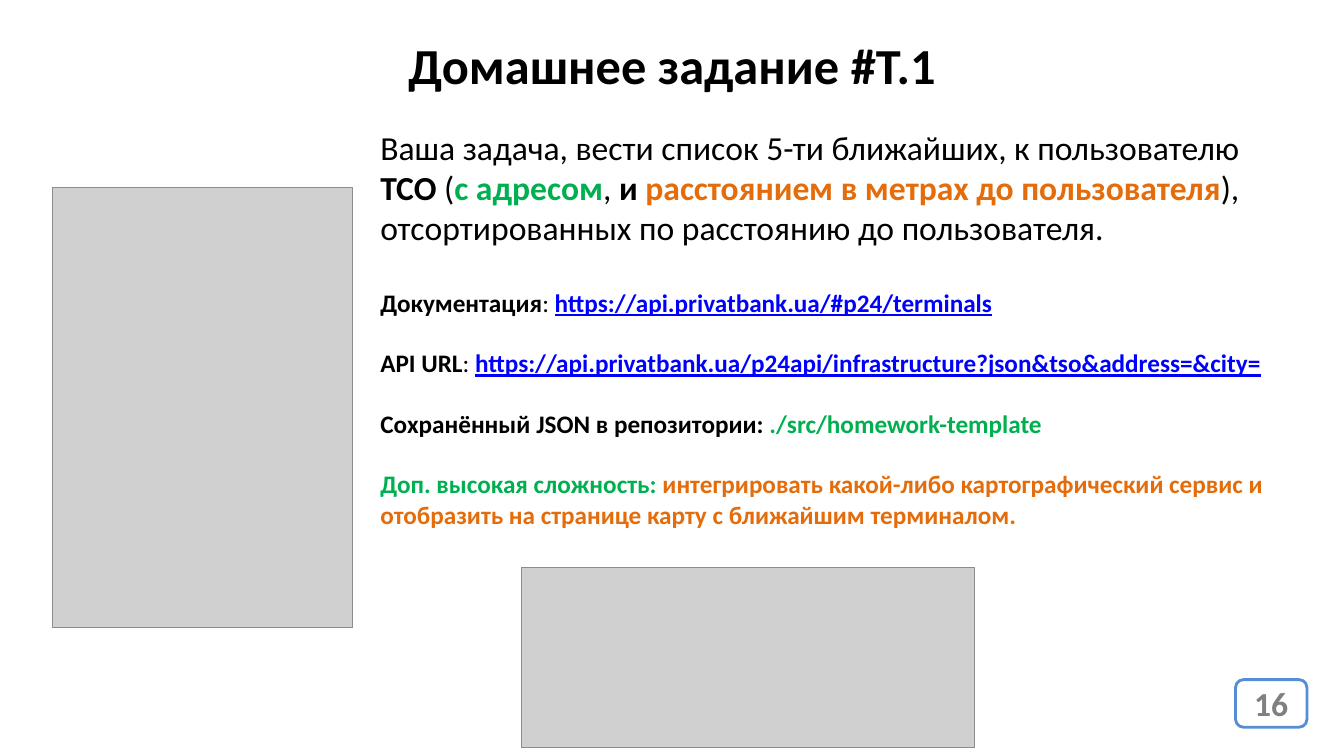
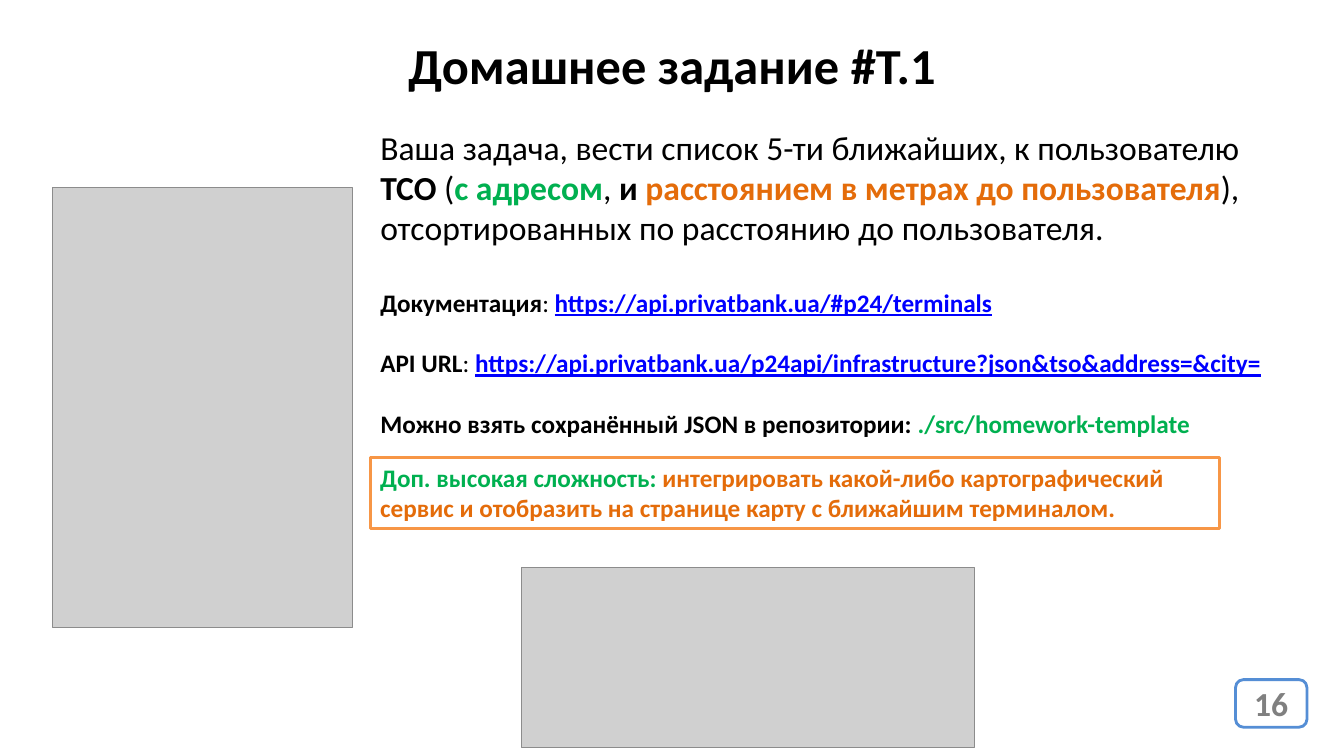
Before and after one commit to js-13-ort-dnipro/lesson07, a slide deck: slide 16 of lesson07.pptx. Drawn at 1344x756 pixels with LibreOffice and Linux fonts; fonts in the diff are those of the drawing; grey boxes stand for pictures. Boxes give left, top, right and bottom in pixels: in the first picture for what was removed or moved away, otherwise in the second. Text is boxed around its words. In the diff, an @@ line names an element or a change of style, - is before the commit and + after.

```diff
--- a/lesson07.pptx
+++ b/lesson07.pptx
@@ text at box(380, 415, 1190, 437): text changed; text colour #E46C0A to #000000 @@
-Сохранённый JSON в репозитории: ./src/homework-template
-Доп. высокая сложность: интегрировать какой-либо картографический сервис и отобразить на странице карту с ближайшим терминалом.
+Можно взять сохранённый JSON в репозитории: ./src/homework-template
@@ rectangle added at box(370, 458, 1220, 529), fill #FFFFFF, outline #F79646 2 pt, 18 pt, text #E46C0A, bold @@
+Доп. высокая сложность: интегрировать какой-либо картографический сервис и отобразить на странице карту с ближайшим терминалом.
```
Also in this commit, not shown: 1 other slide changed, 1 other file.
